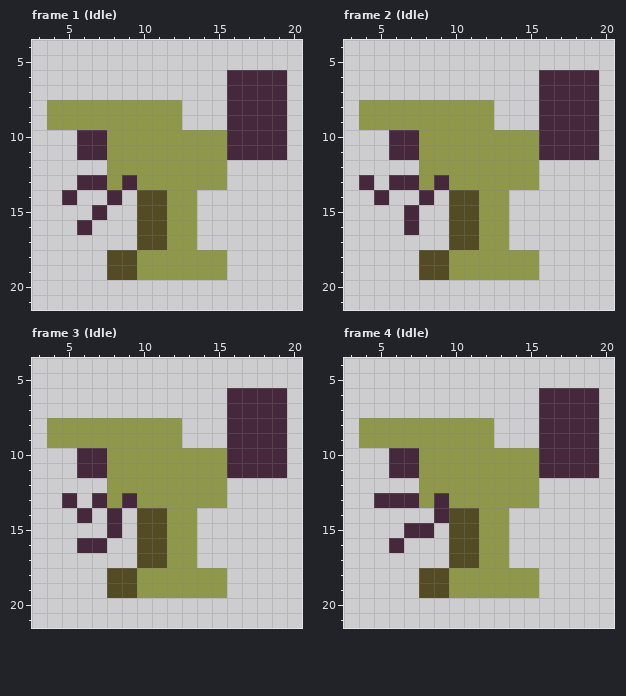
Two versions of one pixel-art file, Extra/player.aseprite. The picture above is the old version.
24x24 pixels, 14 frames. Shown: frame 1 (Idle): x 3..20, y 4..21; frame 2 (Idle): x 3..20, y 4..21; frame 3 (Idle): x 3..20, y 4..21; frame 4 (Idle): x 3..20, y 4..21. The commit also changed other frames, which this record leaves out.
After:
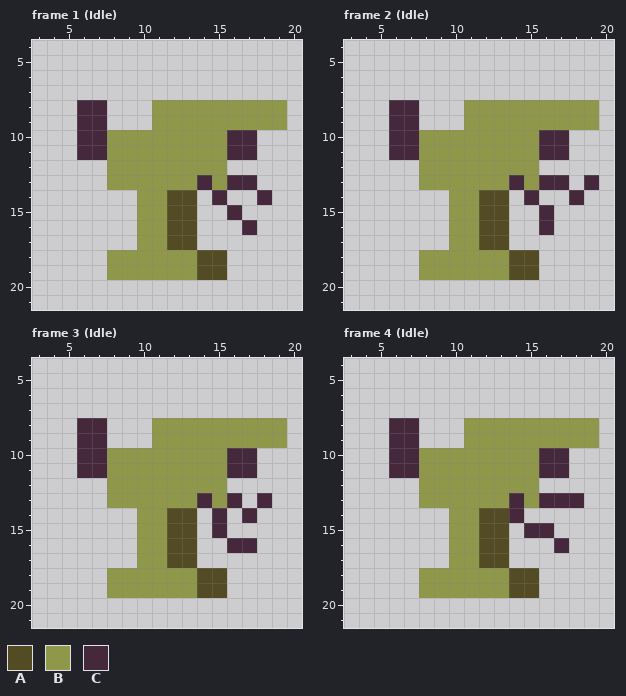
Palette (. is transparent): A #524b24  B #8f974a  C #45283c
From old to new:
layer "BasketS" now shown
layer "BasketL" now hidden
Changed rows in their new state; - is an unchanged pixel.
Frame 1 (Idle):
first column x 4:
 6 ------------....
 7 ------------....
 8 ..CC...--BBBBBBB
 9 ..CC...--BBBBBBB
10 --------------..
11 --------------..
13 --..-B----C-CC--
14 -.--.-BBAA-C--C-
15 ---.--BBAA--C---
16 --.---BBAA---C--
17 ------BBAA------
18 ----BB----AA----
19 ----BB----AA----
Frame 2 (Idle):
first column x 4:
 6 ------------....
 7 ------------....
 8 ..CC...--BBBBBBB
 9 ..CC...--BBBBBBB
10 --------------..
11 --------------..
13 .-..-B----C-CC-C
14 -.--.-BBAA-C--C-
15 ---.--BBAA--C---
16 ---.--BBAA--C---
17 ------BBAA------
18 ----BB----AA----
19 ----BB----AA----
Frame 3 (Idle):
first column x 4:
 6 ------------....
 7 ------------....
 8 ..CC...--BBBBBBB
 9 ..CC...--BBBBBBB
10 --------------..
11 --------------..
13 -.-.-B----C-C-C-
14 --.-.-BBAA-C-C--
15 ----.-BBAA-C----
16 --..--BBAA--CC--
17 ------BBAA------
18 ----BB----AA----
19 ----BB----AA----
Frame 4 (Idle):
first column x 4:
 6 ------------....
 7 ------------....
 8 ..CC...--BBBBBBB
 9 ..CC...--BBBBBBB
10 --------------..
11 --------------..
13 -...-B----C-CCC-
14 -----.BBAAC-----
15 ---..-BBAA-CC---
16 --.---BBAA---C--
17 ------BBAA------
18 ----BB----AA----
19 ----BB----AA----
